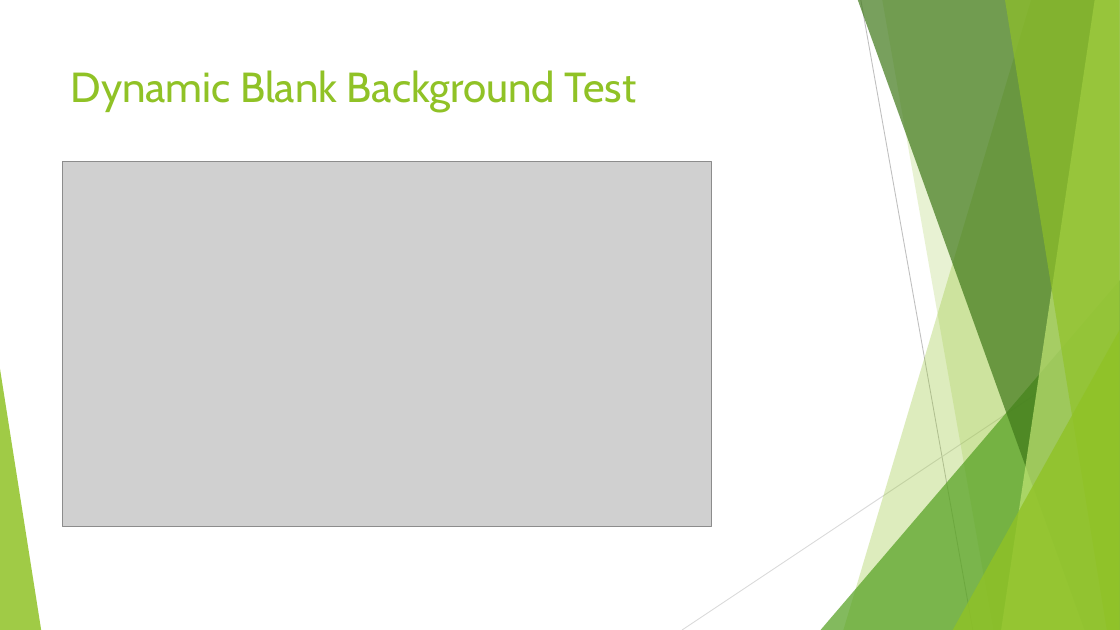
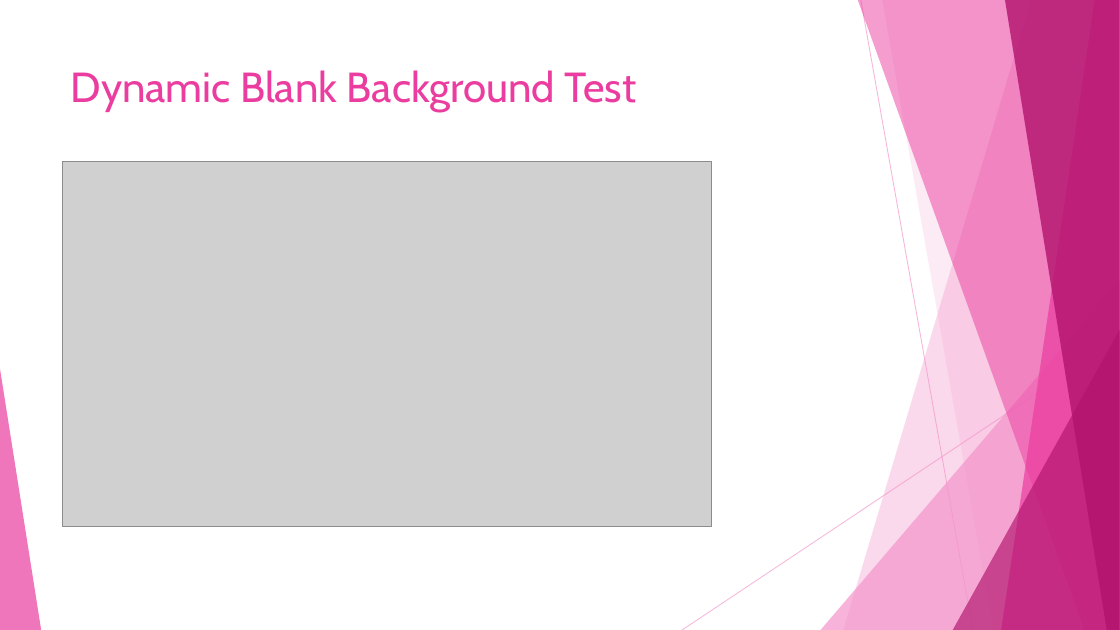
Before and after one commit to JiashuWu/NeuroGraph, a slide deck: slide 21 of Neurograph Project Presentation/Neurograph Presentation Jiashu Wu.pptx. Drawn at 1120x630 pixels with LibreOffice and Linux fonts; fonts in the diff are those of the drawing; grey boxes stand for pictures. Boxes give left, top, right and bottom in pixels: in the first picture for what was removed or moved away, otherwise in the second. Text is boxed around its words. In the diff, an @@ line names an element or a change of style, - is before the commit and + after.

```diff
--- a/Neurograph Project Presentation/Neurograph Presentation Jiashu Wu.pptx
+++ b/Neurograph Project Presentation/Neurograph Presentation Jiashu Wu.pptx
@@ freeform shape at box(844, 0, 1120, 630): fill #90C226 at 30% opacity to #F496CB at 36% opacity @@
@@ freeform shape at box(858, 0, 1120, 630): fill #3F7819 at 70% opacity to #EB3D9F at 50% opacity @@
@@ line (861, 0) - (973, 630): stroke #BFBFBF 0.75 pt to #F496CB 0.75 pt @@
@@ freeform shape at box(882, 0, 1120, 630): fill #90C226 at 20% opacity to #F496CB at 20% opacity @@
@@ freeform shape at box(1002, 0, 1120, 630): fill #C0E474 at 70% opacity to #EB3D9F at 70% opacity @@
@@ freeform shape at box(1005, 0, 1120, 630): fill #90C226 at 65% opacity to #B2136D at 80% opacity @@
@@ title "Dynamic Blank Background Test" at box(71, 70, 636, 112): text colour #90C226 to #EB3D9F @@
@@ triangle at box(821, 280, 1120, 630): fill #54A021 at 72% opacity to #F496CB at 72% opacity @@
@@ line (1120, 339) - (682, 630): stroke #D9D9D9 0.75 pt to #F496CB 0.75 pt @@
@@ triangle at box(953, 330, 1120, 630): fill #90C226 at 80% opacity to #B2136D at 66% opacity @@
@@ triangle at box(0, 369, 41, 630): fill #90C226 at 85% opacity to #EB3D9F at 70% opacity @@
```
Also in this commit, not shown: 14 other slides changed, 5 slides added, 1 other file.
